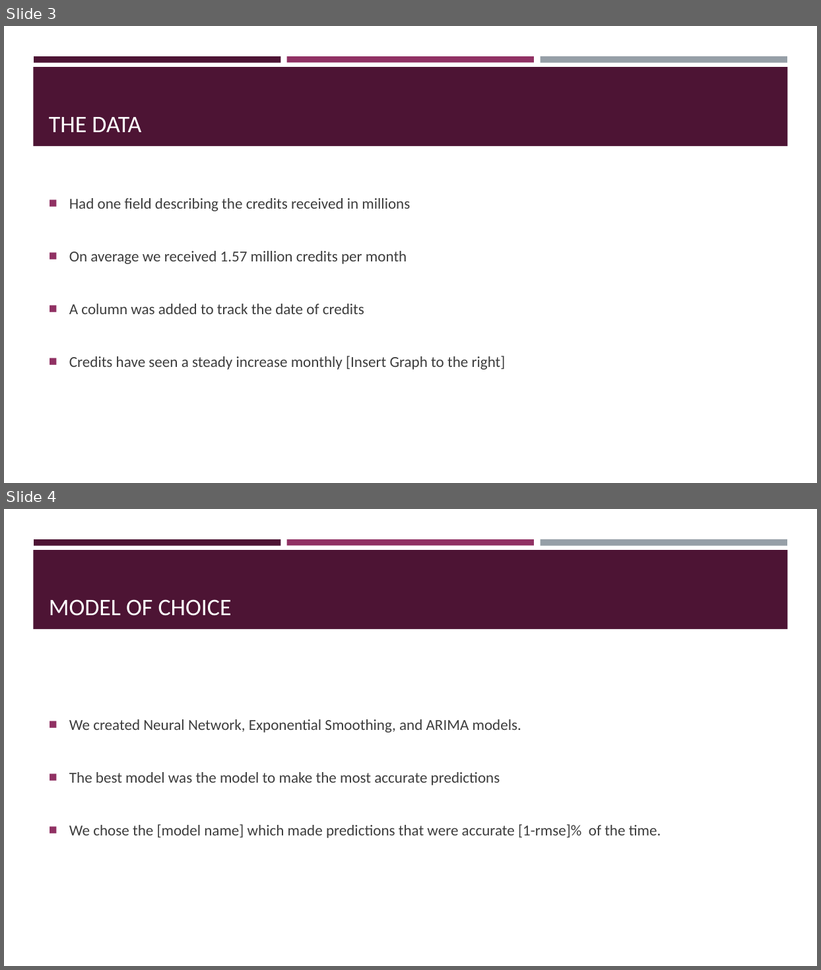
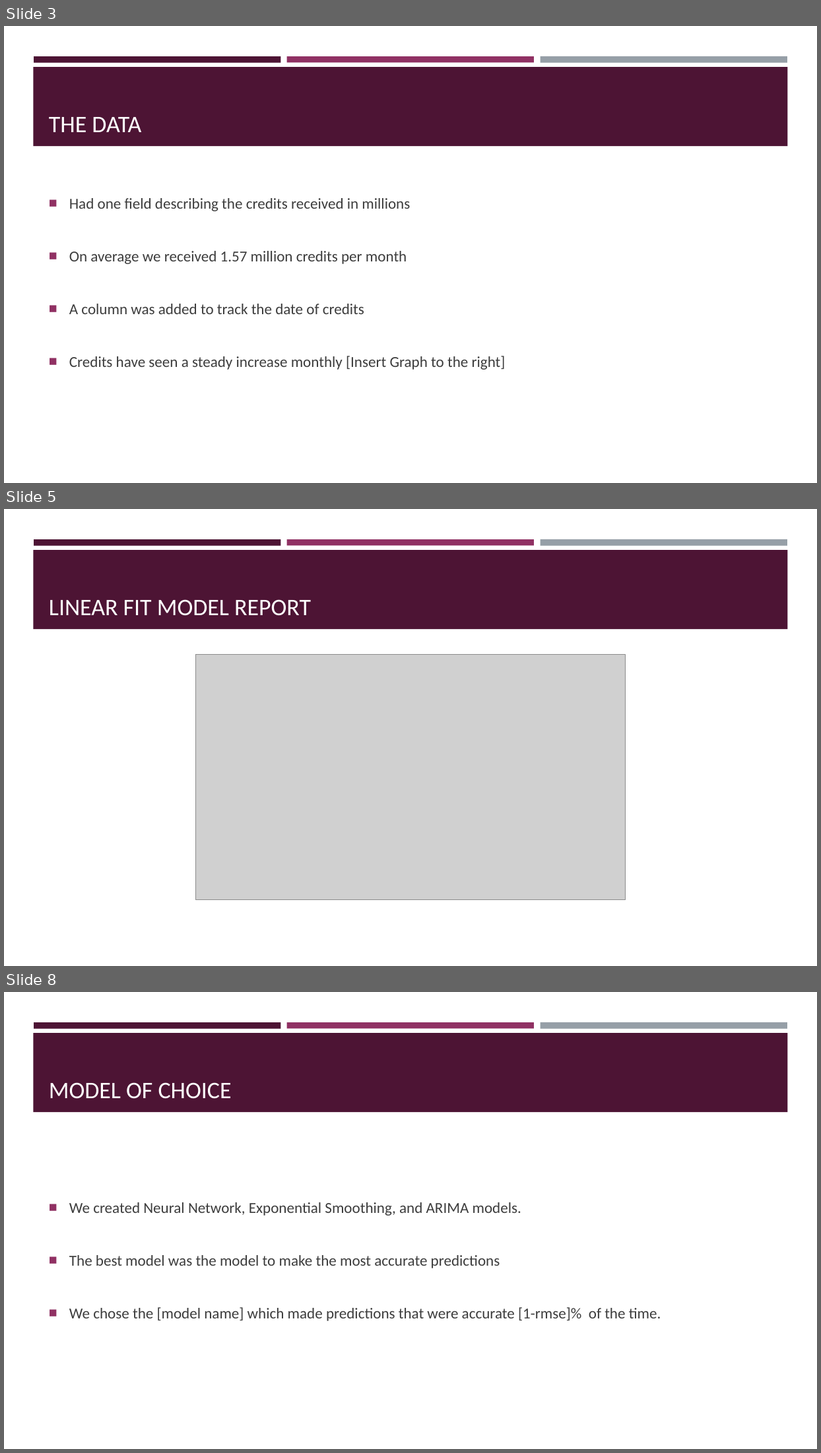
Before and after one commit to hdw34bp/finalgroupproject, a slide deck: FinalGroupProjectPowerpoint.pptx. Shown one above the other, each under a label of ours: slides 3 and 4 before the commit, slides 3, 5 and 8 after it; the slides between them are not shown. The pictures are 821x970 and 821x1453 pixels, drawn with LibreOffice and Linux fonts; fonts in the diff are those of the drawing; grey boxes stand for pictures. Boxes give left, top, right and bottom in pixels: in the first picture for what was removed or moved away, otherwise in the second. Text is boxed around its words. In the diff, an @@ line names an element or a change of style, - is before the commit and + after.

```diff
--- a/FinalGroupProjectPowerpoint.pptx
+++ b/FinalGroupProjectPowerpoint.pptx
@@ slide 5 added at [4, 509, 817, 966], background #FFFFFF; not listed: 4 template elements that a slide beside it also shows @@
@@ title added at [49, 599, 311, 616], 28 pt, text #FFFFFF @@
+LINEAR FIT MODEL REPORT
@@ picture added at [196, 655, 626, 900] @@
@@ what was slide 4 is now slide 8 @@
```
Also in this commit, not shown: 3 other slides added.
